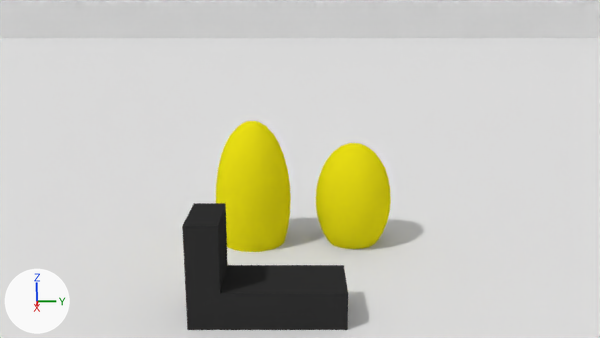
The Blender file 04-Shots/AB-Szenen2.2.blend, before and after one commit.
The view is the same before and after, from the file's camera 'Camera'. Arrows for +X, +Y and +Z are at lower left; the lights stay in place.
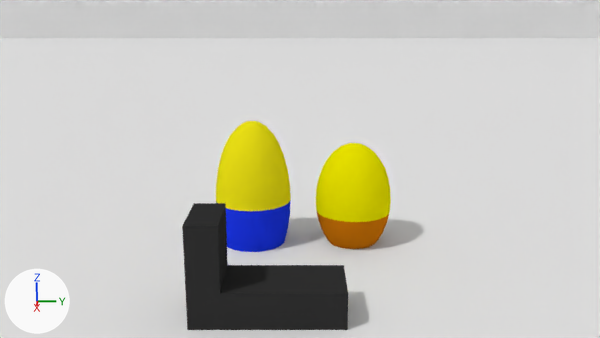
Pixel boxes (x1, y1, x2, y2) of what changed, in the pictures (600 x 338 px):
part 1 of me_sphere_001, recoloured (yellow to blue)
    both: (226, 200, 291, 252)
part 2 of me_sphere, recoloured
    both: (317, 212, 389, 249)
part 3 of me_sphere, recoloured
    both: (316, 143, 391, 222)

Edits to the bpy script that builds the scene:
```text
Add mat_material_004:
    mat_material_004 = diffuse_material('Material.004')
    mat_material_004.base_color = (0.8, 0.758, 0.0)  # yellow #e7e200
Add mat_material:
    mat_material = diffuse_material('Material')
    mat_material.base_color = (0.57, 0.162, 0.0032)  # orange #c7700b
Add mat_material_005:
    mat_material_005 = diffuse_material('Material.005')
    mat_material_005.base_color = (0.0123, 0.0375, 0.8)  # blue #1d36e7
Change me_sphere_001:
    where me_sphere_001.from_pydata(...)  # 482 vertices, 512 faces; spans x -1.0..1.0, y -1.0..1.0, z -1.0..1.0
    used by ob_sphere_001; location = (0.0, -1.09, 0.93); scale = (0.791, 0.791, 1.69)
    me_sphere_001 part 1: 242 of the faces centred in x -0.94..0.98, y -0.98..0.98, z -0.99..-0.1 switch from mat_material_002 (yellow #e7dd16) to mat_material_005 (blue #1d36e7)
Change me_sphere:
    where me_sphere.from_pydata(...)  # 482 vertices, 512 faces; spans x -1.0..1.0, y -1.0..1.0, z -1.0..1.0
    used by ob_sphere; location = (0.0, 1.03, 0.93); scale = (0.791, 0.791, 1.21)
    me_sphere part 2: all 224 faces centred in x -0.94..0.94, y -0.94..0.94, z -0.99..-0.29 switch from mat_material_002 (yellow #e7dd16) to mat_material (orange #c7700b)
    me_sphere part 3: all 288 faces centred in x -0.98..0.98, y -0.98..0.98, z -0.1..0.99 switch from mat_material_002 (yellow #e7dd16) to mat_material_004 (yellow #e7e200)
```
